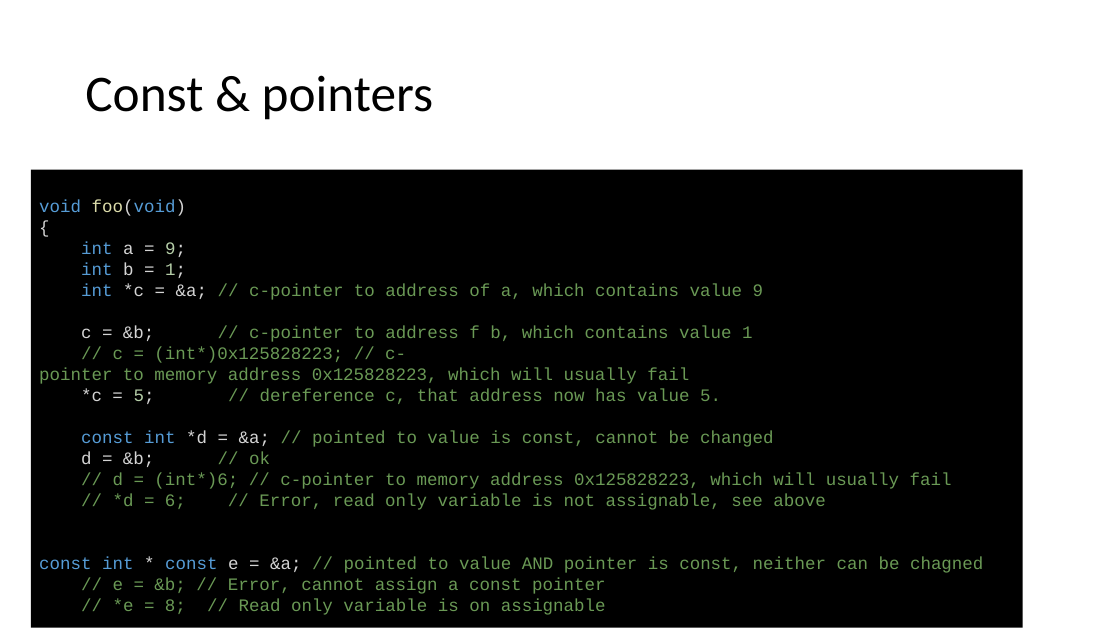
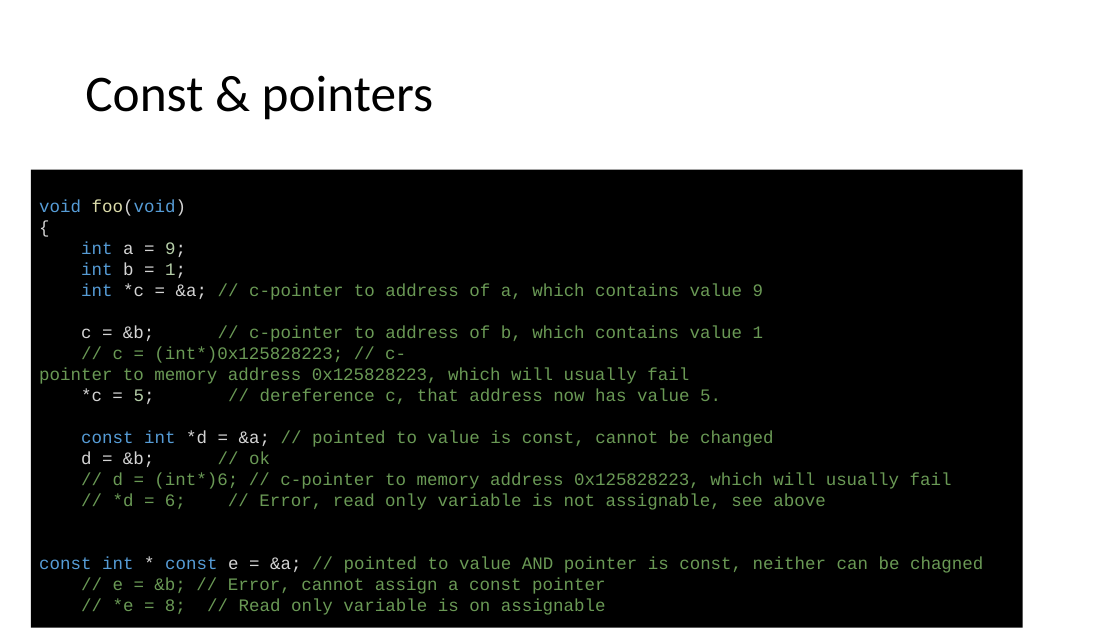
Before and after one commit to joelbygger/c_talk, a slide deck: slide 19 of presentation.pptx. Drawn at 1120x630 pixels with LibreOffice and Linux fonts; fonts in the diff are those of the drawing. Boxes give left, top, right and bottom in pixels: in the first picture for what was removed or moved away, otherwise in the second. Text is boxed around its words. In the diff, an @@ line names an element or a change of style, - is before the commit and + after.

```diff
--- a/presentation.pptx
+++ b/presentation.pptx
@@ text in rectangle at (81,326,763,342): text changed @@
-c = &b; // c-pointer to address f b, which contains value 1
+c = &b; // c-pointer to address of b, which contains value 1
```
Also in this commit, not shown: 9 other slides changed.
